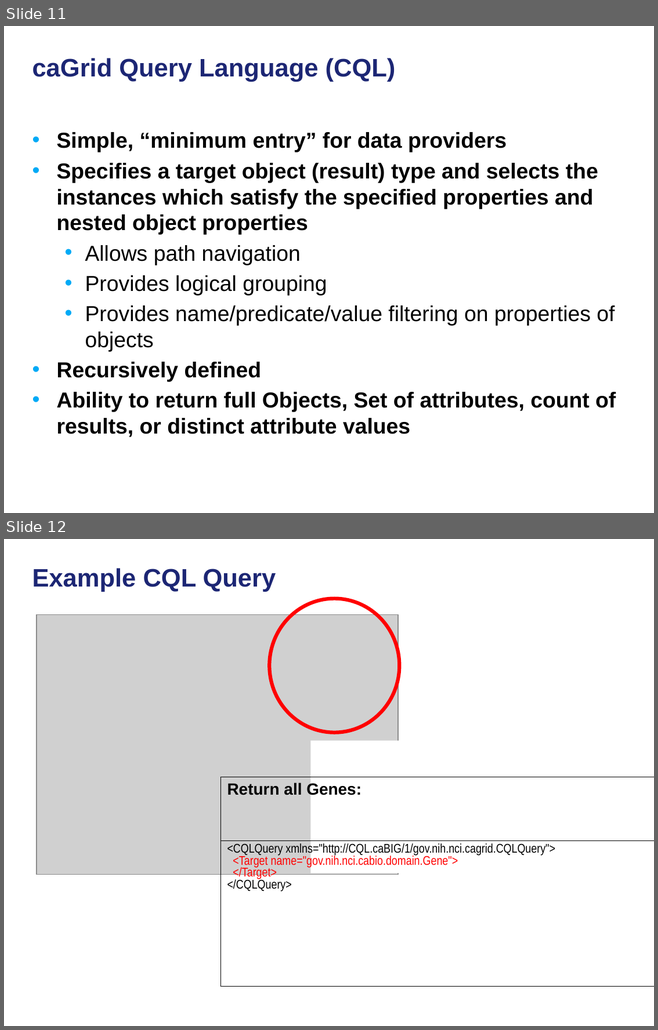
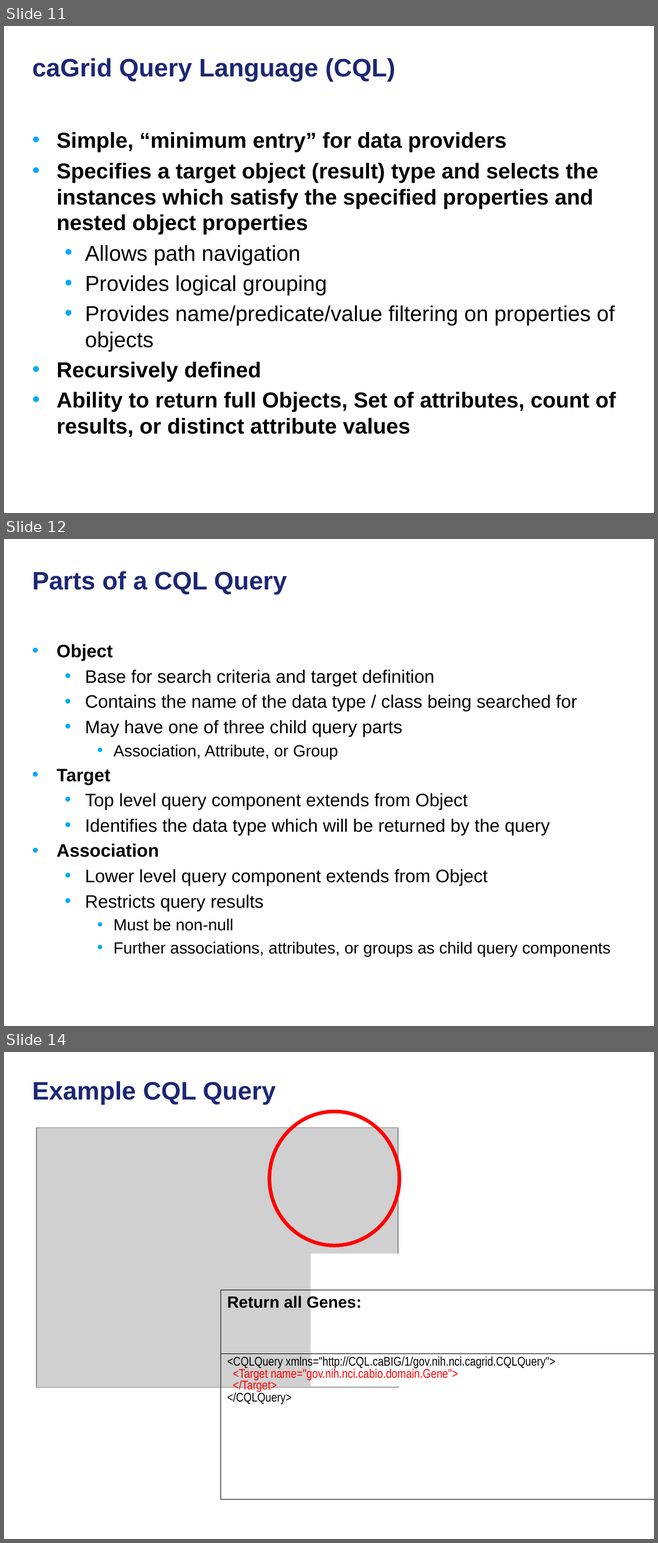
Before and after one commit to NCIP/cagrid-docs, a slide deck: presentations/200906_Novartis/caGrid Data Services.pptx. Shown one above the other, each under a label of ours: slides 11 and 12 before the commit, slides 11, 12 and 14 after it; the slides between them are not shown. The pictures are 658x1030 and 658x1543 pixels, drawn with LibreOffice and Linux fonts; fonts in the diff are those of the drawing; grey boxes stand for pictures; background and template pictures are left out. Boxes give left, top, right and bottom in pixels: in the first picture for what was removed or moved away, otherwise in the second. Text is boxed around its words. In the diff, an @@ line names an element or a change of style, - is before the commit and + after.

```diff
--- a/presentations/200906_Novartis/caGrid Data Services.pptx
+++ b/presentations/200906_Novartis/caGrid Data Services.pptx
@@ slide 12 added at (4, 539, 654, 1026), background picture (left out) @@
@@ title added at (32, 571, 287, 595), 28 pt, text #1C2674, bold @@
+Parts of a CQL Query
@@ text added at (57, 644, 610, 957), 20 pt, text #000000 @@
+• Object
+  • Base for search criteria and target definition
+  • Contains the name of the data type / class being searched for
+  • May have one of three child query parts
+    • Association, Attribute, or Group
+• Target
+  • Top level query component extends from Object
+  • Identifies the data type which will be returned by the query
+• Association
+  • Lower level query component extends from Object
+  • Restricts query results
+    • Must be non-null
+    • Further associations, attributes, or groups as child query components
@@ what was slide 12 is now slide 14 @@
```
Also in this commit, not shown: 1 other slide added.
